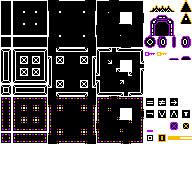
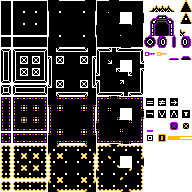
Two versions of the same layered image (192 × 192). Layer-by-layer changes:
showed "tiles3", painted on it over [1, 144, 144, 192]
added layer "spikes_turn" above "spikes_ground" over [180, 29, 186, 36]
